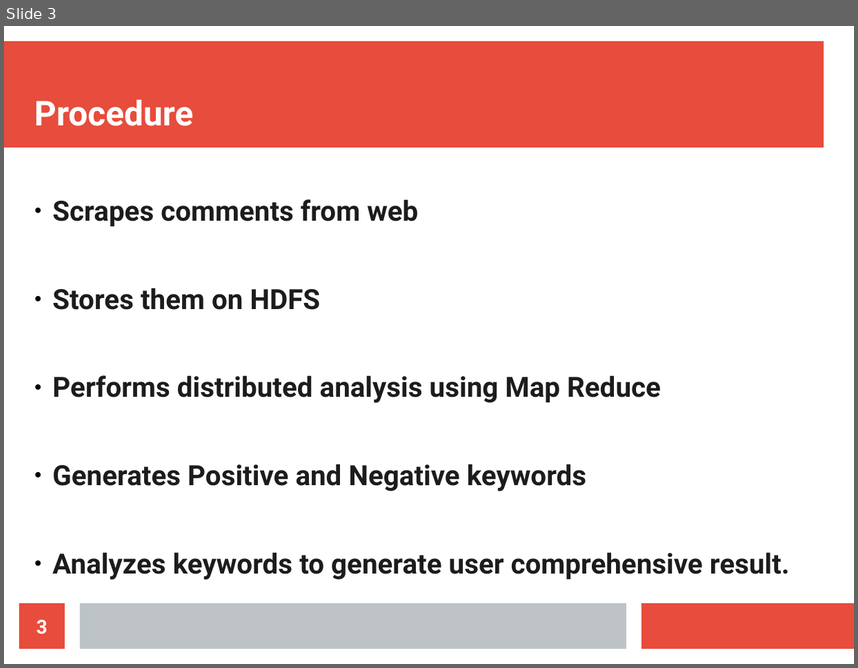
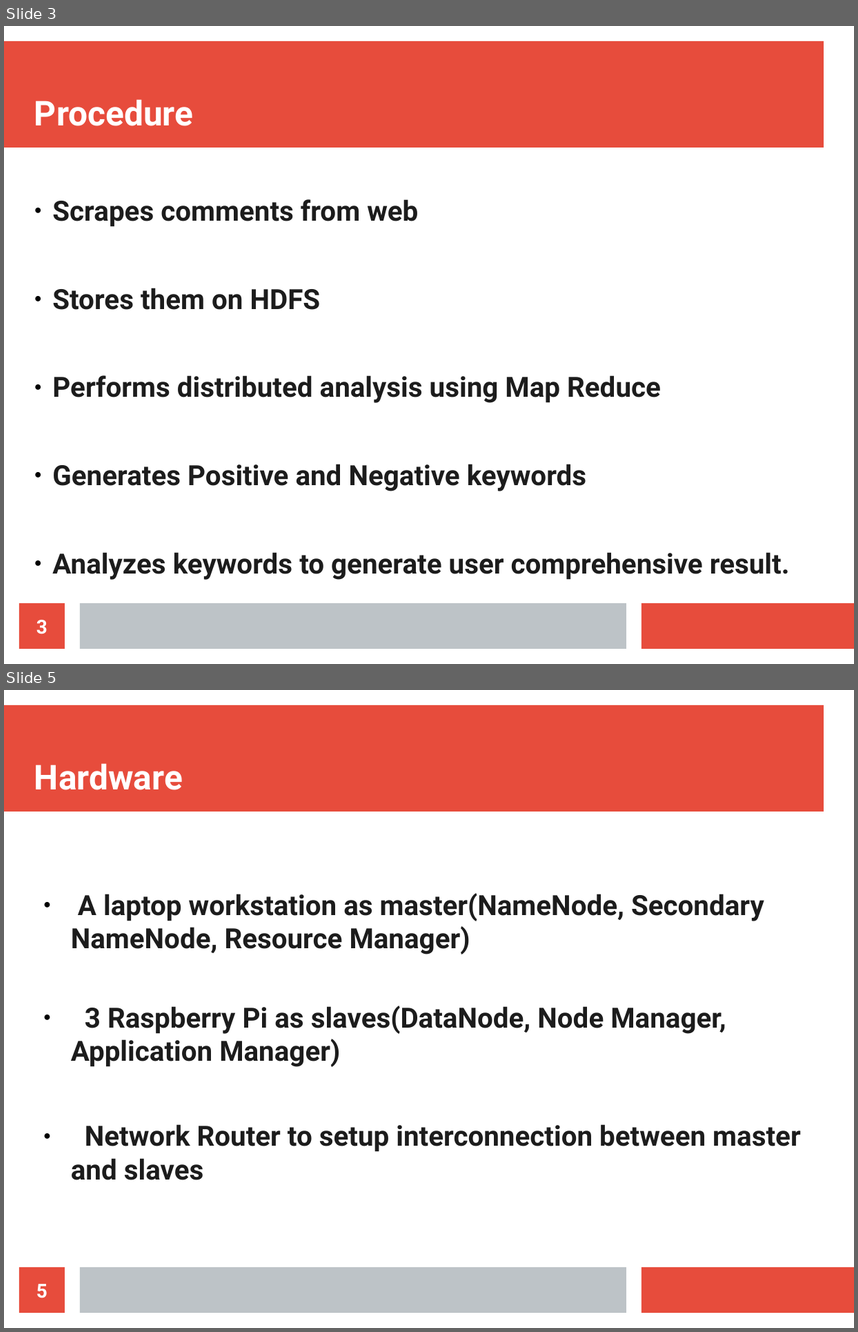
Before and after one commit to AdarshShah/OpinionMining, a slide deck: Project.odp. Shown one above the other, each under a label of ours: slide 3 before the commit, slides 3 and 5 after it; the slides between them are not shown. The pictures are 858x668 and 858x1332 pixels, drawn with LibreOffice and Linux fonts; fonts in the diff are those of the drawing. Boxes give left, top, right and bottom in pixels: in the first picture for what was removed or moved away, otherwise in the second. Text is boxed around its words. In the diff, an @@ line names an element or a change of style, - is before the commit and + after.

```diff
--- a/Project.odp
+++ b/Project.odp
@@ slide 5 added at (x1=4, y1=690, x2=854, y2=1328), background #FFFFFF; not listed: 3 template elements that a slide beside it also shows @@
@@ title added at (x1=34, y1=763, x2=183, y2=790), 32 pt, text #FFFFFF, bold @@
+Hardware
@@ text added at (x1=71, y1=893, x2=801, y2=1180), 26 pt, text #1C1C1C, bold @@
+● A laptop workstation as master(NameNode, Secondary NameNode, Resource Manager)
+● 3 Raspberry Pi as slaves(DataNode, Node Manager, Application Manager)
+● Network Router to setup interconnection between master and slaves
@@ page number added at (x1=19, y1=1267, x2=65, y2=1312), fill #E74C3C, 18 pt, text #FFFFFF, bold @@
+5
```
Also in this commit, not shown: 4 other slides added, 2 slides removed, 1 other file.
